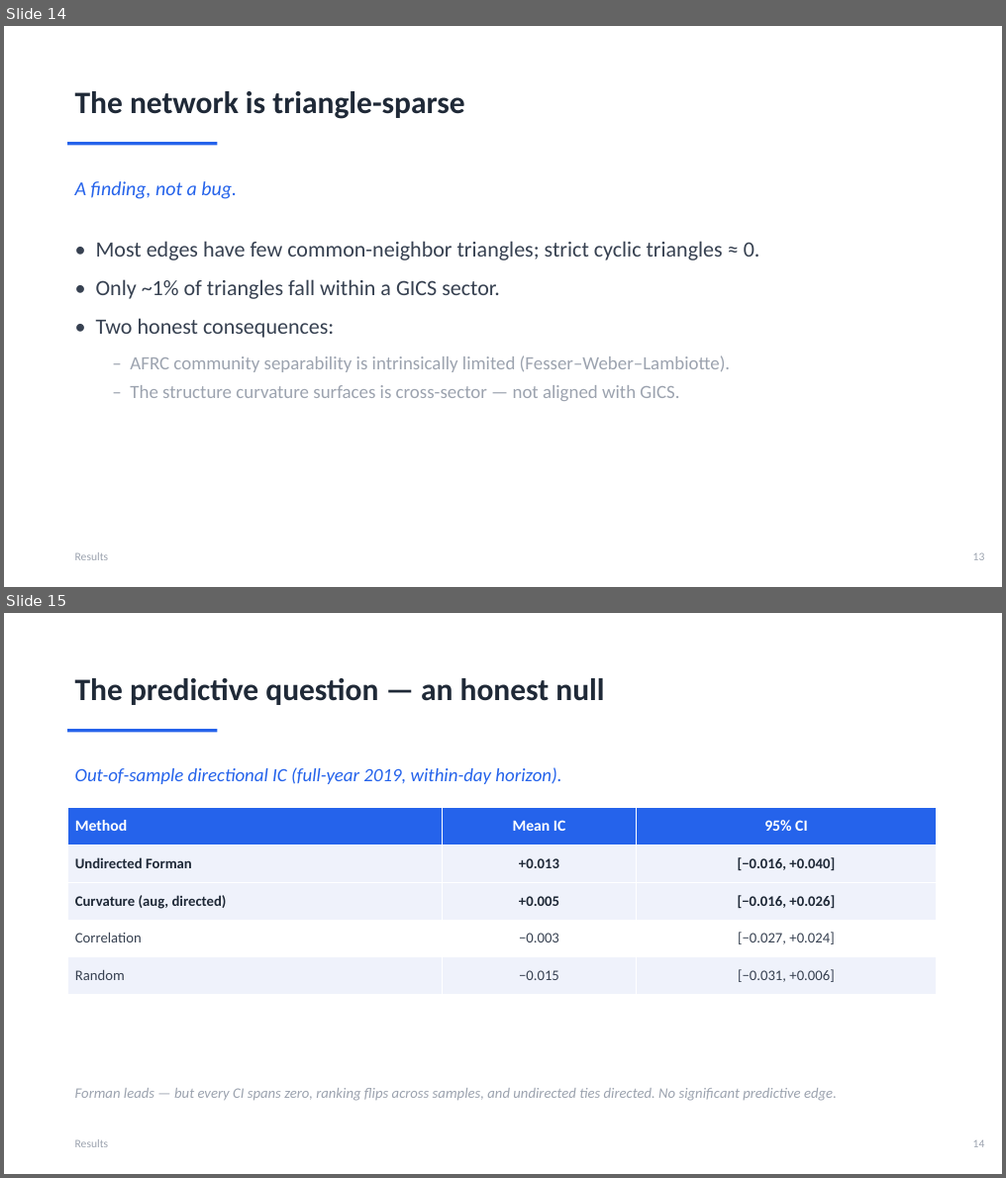
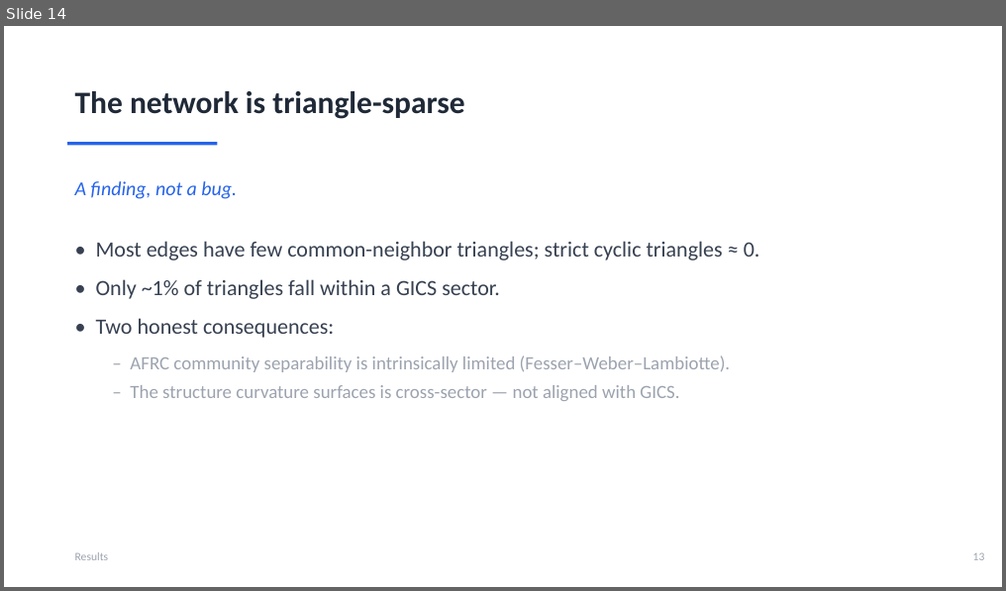
Before and after one commit to ivan-sit/Curvature-Lead-Lag-Model, a slide deck: slides/Ricci_Curvature_LeadLag.pptx. Shown one above the other, each under a label of ours: slides 14 and 15 before the commit, slide 14 after it. The pictures are 1006x1178 and 1006x591 pixels, drawn with LibreOffice and Linux fonts; fonts in the diff are those of the drawing. Boxes give left, top, right and bottom in pixels: in the first picture for what was removed or moved away, otherwise in the second. Text is boxed around its words. In the diff, an @@ line names an element or a change of style, - is before the commit and + after.

```diff
--- a/slides/Ricci_Curvature_LeadLag.pptx
+++ b/slides/Ricci_Curvature_LeadLag.pptx
@@ slide 15 removed at (x1=4, y1=613, x2=1002, y2=1174), background #FFFFFF @@
@@ text removed at (x1=75, y1=678, x2=604, y2=705) @@
-The predictive question — an honest null
@@ rectangle removed at (x1=67, y1=729, x2=218, y2=732) @@
@@ text removed at (x1=75, y1=767, x2=561, y2=784) @@
-Out-of-sample directional IC (full-year 2019, within-day horizon).
@@ table removed at (x1=67, y1=808, x2=936, y2=995), 5 rows, 3 columns @@
-Method | Mean IC | 95% CI
-Undirected Forman | +0.013 | [−0.016, +0.040]
-Curvature (aug, directed) | +0.005 | [−0.016, +0.026]
-Correlation | −0.003 | [−0.027, +0.024]
-Random | −0.015 | [−0.031, +0.006]
@@ text removed at (x1=75, y1=1088, x2=837, y2=1101) @@
-Forman leads — but every CI spans zero, ranking flips across samples, and undirected ties directed. No significant predictive edge.
@@ text removed at (x1=75, y1=1140, x2=108, y2=1148) @@
-Results
@@ text removed at (x1=973, y1=1141, x2=985, y2=1148) @@
-14
```
Also in this commit, not shown: 3 slides changed, 1 slide added, 1 other slide removed, 1 other file.
